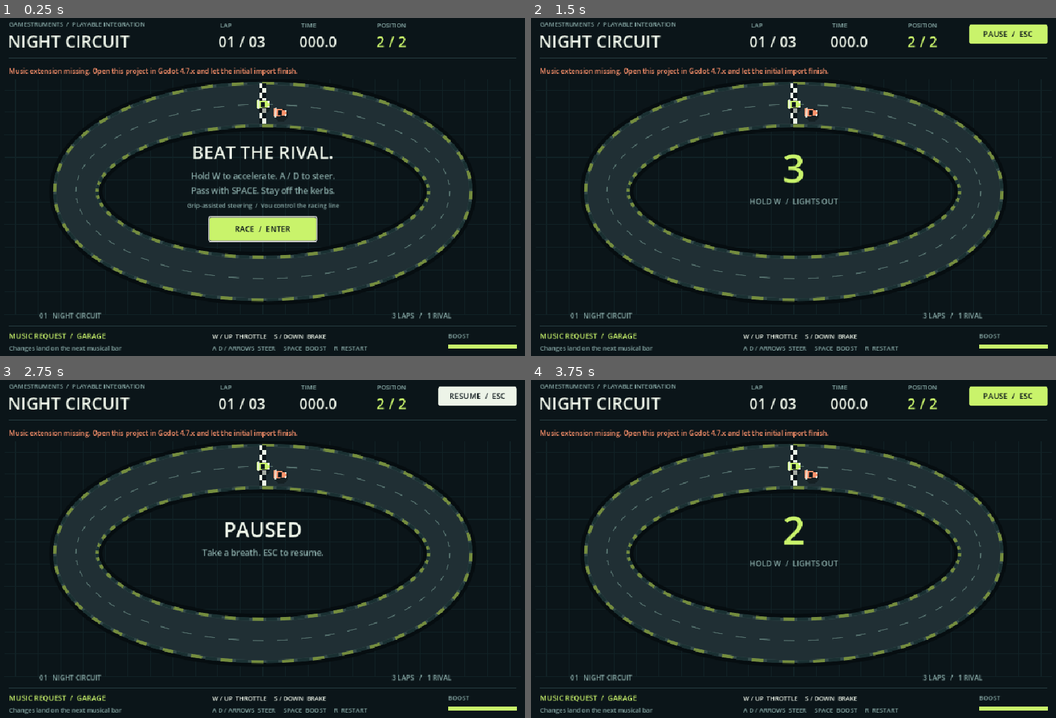
Above: before the commit, frames 1-4 (two rows, left to right).
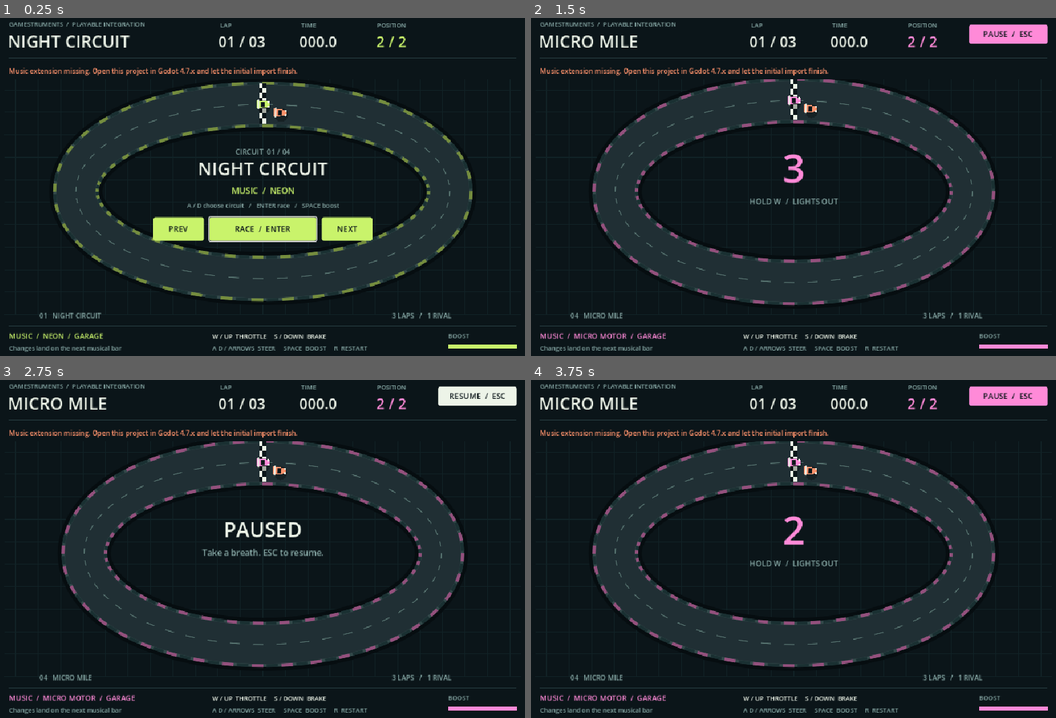
Above: after the commit, the same moments.

Repository: jfrader/gamestruments
Game: Godot game, scene res://kit_demo.tscn
The game is run twice, just before and just after one commit, with the same random seed, the same clock (stepped at 60 frames per second) and the same inputs.
Inputs (mouse positions are in pixels of both pictures, inside the frame that each line leads up to):
- Up to frame 1 (0.25 s): no input
- Up to frame 2 (1.5 s): click (709, 227) at 0.5 s, where only the run after the commit has a clickable "PREV"; click "RACE / ENTER" at 1.25 s
- Up to frame 3 (2.75 s): click "PAUSE / ESC" at 2 s
- Up to frame 4 (3.75 s): click "RESUME / ESC" at 2.75 s; tap Enter at 3.5, 3.6 s; move the mouse to (914, 528) at 3.52 s; hold D from 3.53 s (still down); click (914, 528) at 3.67 s

The runs differ from the first frame. In frame 1, 3.4% of the frame differs, in the area x 6-71%, y 37-96%; in frame 2, 8.0%, in the area x 1-99%, y 1-98%; in frame 3, 7.0%; in frame 4, 8.0%.

Commit message:
Show all four music styles across demo circuits (GURI-564)

Diff:
--- a/kit/demo/kit_demo.gd
+++ b/kit/demo/kit_demo.gd
@@ -5,16 +5,26 @@
 const BG := Color("0b1519")
 const INK := Color("edf4e8")
 const MUTED := Color("8aaca9")
-const ACCENT := Color("c9f36b")
 const RIVAL := Color("ff936c")
 const CENTER := Vector2(480, 321)
-const RADIUS := Vector2(333, 155)
+const CIRCUITS := [
+	{"name": "NIGHT CIRCUIT", "style": "neon", "style_label": "NEON", "seed": "night-circuit-001", "accent": Color("c9f36b"), "radius": Vector2(333, 155)},
+	{"name": "HARBOR SPRINT", "style": "funk", "style_label": "POCKET FUNK", "seed": "harbor-sprint-002", "accent": Color("ffb347"), "radius": Vector2(300, 178)},
+	{"name": "CANYON RUN", "style": "fusion", "style_label": "FUSION", "seed": "canyon-run-003", "accent": Color("6be3ff"), "radius": Vector2(350, 138)},
+	{"name": "MICRO MILE", "style": "chip", "style_label": "MICRO MOTOR", "seed": "micro-mile-004", "accent": Color("ff8ad8"), "radius": Vector2(318, 162)},
+]
 
 var race = RaceModel.new()
 var music: Node
 var paused := false
 var music_clock := 0.0
+var circuit_index := 0
+var circuit: Dictionary = CIRCUITS[0]
+var accent: Color = CIRCUITS[0]["accent"]
+var radius: Vector2 = CIRCUITS[0]["radius"]
 var start_button: Button
+var prev_button: Button
+var next_button: Button
 var pause_button: Button
 var hud: Control
 var font: Font
@@ -25,15 +35,19 @@
 	music = RaceMusic.new()
 	music.name = "RaceMusic"
 	add_child(music)
-	music.sync_race(race.music_state())
 	hud = Control.new()
 	hud.mouse_filter = Control.MOUSE_FILTER_IGNORE
 	add_child(hud)
 	start_button = _button("RACE  /  ENTER", Vector2(385, 367), Vector2(190, 42))
 	start_button.pressed.connect(start_race)
+	prev_button = _button("PREV", Vector2(285, 367), Vector2(90, 42))
+	prev_button.pressed.connect(_on_prev_pressed)
+	next_button = _button("NEXT", Vector2(585, 367), Vector2(90, 42))
+	next_button.pressed.connect(_on_next_pressed)
 	pause_button = _button("PAUSE  /  ESC", Vector2(792, 24), Vector2(140, 34))
 	pause_button.pressed.connect(toggle_pause)
 	pause_button.visible = false
+	_set_circuit(0)
 	start_button.grab_focus()
 	get_window().focus_exited.connect(_on_focus_exited)
 	resized.connect(_layout)
@@ -51,7 +65,7 @@
 	button.add_theme_color_override("font_hover_color", BG)
 	button.add_theme_color_override("font_pressed_color", BG)
 	var style := StyleBoxFlat.new()
-	style.bg_color = ACCENT
+	style.bg_color = accent
 	style.set_corner_radius_all(4)
 	button.add_theme_stylebox_override("normal", style)
 	var hover := style.duplicate() as StyleBoxFlat
@@ -62,6 +76,36 @@
 	return button
 
 
+func _set_circuit(index: int) -> void:
+	circuit_index = wrapi(index, 0, CIRCUITS.size())
+	circuit = CIRCUITS[circuit_index]
+	accent = circuit["accent"]
+	radius = circuit["radius"]
+	race = RaceModel.new()
+	paused = false
+	music.process_mode = Node.PROCESS_MODE_INHERIT
+	music_clock = 0.0
+	if music.configure(circuit["style"], circuit["seed"]):
+		music.sync_race(race.music_state())
+	_tint_buttons()
+	queue_redraw()
+
+
+func _tint_buttons() -> void:
+	for button in [start_button, prev_button, next_button, pause_button]:
+		var normal := button.get_theme_stylebox("normal") as StyleBoxFlat
+		if normal != null:
+			normal.bg_color = accent
+
+
+func _on_prev_pressed() -> void:
+	_set_circuit(circuit_index - 1)
+
+
+func _on_next_pressed() -> void:
+	_set_circuit(circuit_index + 1)
+
+
 func _layout() -> void:
 	var factor := minf(size.x / 960.0, size.y / 620.0)
 	hud.scale = Vector2.ONE * factor
@@ -95,7 +139,11 @@
 func _unhandled_key_input(event: InputEvent) -> void:
 	if not event.is_pressed() or event.is_echo():
 		return
-	if event.keycode == KEY_ENTER and race.phase in ["garage", "finish"]:
+	if race.phase in ["garage", "finish"] and event.keycode in [KEY_A, KEY_LEFT]:
+		_set_circuit(circuit_index - 1)
+	elif race.phase in ["garage", "finish"] and event.keycode in [KEY_D, KEY_RIGHT]:
+		_set_circuit(circuit_index + 1)
+	elif event.keycode == KEY_ENTER and race.phase in ["garage", "finish"]:
 		start_race()
 	elif event.keycode == KEY_R:
 		start_race()
@@ -113,6 +161,8 @@
 			music_clock = 0.2
 	start_button.visible = race.phase in ["garage", "finish"]
 	start_button.text = "RACE AGAIN  /  ENTER" if race.phase == "finish" else "RACE  /  ENTER"
+	prev_button.visible = start_button.visible
+	next_button.visible = start_button.visible
 	pause_button.visible = race.phase in ["grid", "race"]
 	pause_button.text = "RESUME  /  ESC" if paused else "PAUSE  /  ESC"
 	queue_redraw()
@@ -120,8 +170,8 @@
 
 func _track_point(progress: float, lane: float = 0.0) -> Vector2:
 	var angle := progress * TAU - PI * 0.5
-	var base := Vector2(cos(angle) * RADIUS.x, sin(angle) * RADIUS.y)
-	var normal := Vector2(cos(angle) / RADIUS.x, sin(angle) / RADIUS.y).normalized()
+	var base := Vector2(cos(angle) * radius.x, sin(angle) * radius.y)
+	var normal := Vector2(cos(angle) / radius.x, sin(angle) / radius.y).normalized()
 	return CENTER + base + normal * lane
 
 
@@ -153,7 +203,7 @@
 		draw_line(Vector2(20, y), Vector2(940, y), Color("112226"))
 	_draw_track()
 	_draw_car(race.rival_progress, race.rival_lane, race.rival_heading, RIVAL, false)
-	_draw_car(race.progress, race.lane, race.heading, ACCENT, race.boosting)
+	_draw_car(race.progress, race.lane, race.heading, accent, race.boosting)
 	_draw_hud()
 	_draw_island()
 	draw_set_transform(Vector2.ZERO)
@@ -167,14 +217,15 @@
 		for index in range(80):
 			var p := _track_point(index / 80.0, side * 38.0)
 			var q := _track_point((index + 0.72) / 80.0, side * 38.0)
-			draw_line(p, q, ACCENT.darkened(0.42) if index % 2 == 0 else Color("1a3032"), 5.0, true)
+			draw_line(p, q, accent.darkened(0.42) if index % 2 == 0 else Color("1a3032"), 5.0, true)
 	for index in range(48):
 		draw_line(_track_point(index / 48.0), _track_point((index + 0.4) / 48.0), Color("55716e"), 1.5, true)
+	var line := _track_point(0.0)
 	for row in range(8):
 		for col in range(2):
-			draw_rect(Rect2(474 + col * 6, 128 + row * 9, 6, 9), INK if (row + col) % 2 == 0 else BG)
-	_text(Vector2(514, 117), "START / FINISH", 11, MUTED)
-	_text(Vector2(82, 547), "01   NIGHT CIRCUIT", 12, MUTED)
+			draw_rect(Rect2(line.x - 6 + col * 6, line.y - 38 + row * 9, 6, 9), INK if (row + col) % 2 == 0 else BG)
+	_text(Vector2(line.x + 34, line.y - 49), "START / FINISH", 11, MUTED)
+	_text(Vector2(82, 547), "%02d   %s" % [circuit_index + 1, circuit["name"]], 12, MUTED)
 	_text(Vector2(710, 547), "3 LAPS   /   1 RIVAL", 12, MUTED)
 
 
@@ -206,22 +257,22 @@
 
 func _draw_hud() -> void:
 	_text(Vector2(28, 27), "GAMESTRUMENTS  /  PLAYABLE INTEGRATION", 11, MUTED)
-	_text(Vector2(26, 65), "NIGHT CIRCUIT", 30)
+	_text(Vector2(26, 65), circuit["name"], 30)
 	_text(Vector2(404, 29), "LAP", 11, MUTED)
 	_text(Vector2(401, 64), "%02d / 03" % race.lap(), 26)
 	_text(Vector2(548, 29), "TIME", 11, MUTED)
 	_text(Vector2(545, 64), "%05.1f" % race.elapsed, 26)
 	_text(Vector2(683, 29), "POSITION", 11, MUTED)
-	_text(Vector2(682, 64), "1 / 2" if race.progress >= race.rival_progress else "2 / 2", 26, ACCENT)
+	_text(Vector2(682, 64), "1 / 2" if race.progress >= race.rival_progress else "2 / 2", 26, accent)
 	draw_line(Vector2(28, 83), Vector2(932, 83), Color("294044"))
 	draw_line(Vector2(28, 560), Vector2(932, 560), Color("294044"))
-	_text(Vector2(28, 583), "MUSIC REQUEST  /  " + music.requested_section.to_upper(), 13, ACCENT)
+	_text(Vector2(28, 583), "MUSIC  /  %s  /  %s" % [circuit["style_label"], music.requested_section.to_upper()], 13, accent)
 	_text(Vector2(28, 604), "Changes land on the next musical bar", 11, MUTED)
 	_text(Vector2(390, 583), "W / UP  THROTTLE     S / DOWN  BRAKE", 11)
 	_text(Vector2(390, 604), "A D / ARROWS  STEER     SPACE  BOOST     R  RESTART", 11, MUTED)
 	_text(Vector2(810, 582), "BOOST", 11, MUTED)
 	draw_rect(Rect2(810, 594, 122, 7), Color("294044"))
-	draw_rect(Rect2(810, 594, 122 * race.charge, 7), ACCENT)
+	draw_rect(Rect2(810, 594, 122 * race.charge, 7), accent)
 	if not music.error_message.is_empty():
 		draw_rect(Rect2(20, 90, 920, 31), BG)
 		_text(Vector2(28, 111), music.error_message, 12, RIVAL)
@@ -232,17 +283,17 @@
 		_centered(292, "PAUSED", 36)
 		_centered(325, "Take a breath. ESC to resume.", 15, MUTED)
 	elif race.phase == "garage":
-		_centered(263, "BEAT THE RIVAL.", 32)
-		_centered(299, "Hold W to accelerate. A / D to steer.", 15, MUTED)
-		_centered(325, "Pass with SPACE. Stay off the kerbs.", 15, MUTED)
-		_centered(350, "Grip-assisted steering  /  You control the racing line", 11, MUTED)
+		_centered(255, "CIRCUIT  %02d / %02d" % [circuit_index + 1, CIRCUITS.size()], 13, MUTED)
+		_centered(292, circuit["name"], 32)
+		_centered(325, "MUSIC  /  %s" % circuit["style_label"], 15, accent)
+		_centered(350, "A / D choose circuit   /   ENTER race   /   SPACE boost", 11, MUTED)
 	elif race.phase == "grid":
-		_centered(305, str(maxi(1, int(ceil(race.countdown)))), 70, ACCENT)
+		_centered(305, str(maxi(1, int(ceil(race.countdown)))), 70, accent)
 		_centered(344, "HOLD W  /  LIGHTS OUT", 14, MUTED)
 	elif race.phase == "finish":
-		_centered(278, "YOU WIN." if race.won else "RIVAL WINS.", 36, ACCENT if race.won else RIVAL)
+		_centered(278, "YOU WIN." if race.won else "RIVAL WINS.", 36, accent if race.won else RIVAL)
 		_centered(315, "3 laps  /  %.1f seconds  /  %d contacts" % [race.elapsed, race.impacts], 14, MUTED)
-		_centered(341, "Same circuit. Same score. A better line?", 13, MUTED)
+		_centered(341, "ENTER race again   /   A / D next circuit", 13, MUTED)
 	else:
 		var callout := "FINAL LAP" if race.lap() == 3 else "KEEP YOUR LINE"
 		if race.off_road():
@@ -253,6 +304,6 @@
 			callout = "FULL SEND"
 		elif race.pressure() >= 0.68:
 			callout = "RIVAL CLOSE"
-		_centered(294, callout, 29, RIVAL if race.off_road() else ACCENT)
+		_centered(294, callout, 29, RIVAL if race.off_road() else accent)
 		_centered(327, "%03d" % int(race.speed / RaceModel.CRUISE_SPEED * 160), 36)
 		_centered(350, "KM/H  /  GRIP-ASSISTED STEERING", 11, MUTED)
--- a/kit/demo/race_music.gd
+++ b/kit/demo/race_music.gd
@@ -1,7 +1,7 @@
 extends Node
 
-@export var level_seed := "night-circuit-001"
-@export var music_style := "funk"
+var level_seed := "night-circuit-001"
+var style := "neon"
 
 var player: Node
 var error_message := ""
@@ -17,9 +17,24 @@
 	player.name = "GamestrumentsPlayer"
 	add_child(player)
 	player.set("project_secret", "gamestruments-night-circuit")
-	player.set("style", music_style)
+
+
+# Regenerates for a different circuit style/seed. Safe to call from the garage:
+# the player resets transport and starts at the garage section.
+func configure(new_style: String, new_seed: String) -> bool:
+	style = new_style
+	level_seed = new_seed
+	requested_section = "garage"
+	last_state = {}
+	if player == null:
+		error_message = "Music extension missing. Open this project in Godot 4.7.x and let the initial import finish."
+		return false
+	error_message = ""
+	player.set("style", style)
 	if not bool(player.call("generate", level_seed)):
 		error_message = "Music generation failed. See Godot Output; the race can still be played."
+		return false
+	return true
 
 
 # This is the integration seam: game telemetry in, public library calls out.
--- a/kit/demo/tools/gameplay_smoke.gd
+++ b/kit/demo/tools/gameplay_smoke.gd
@@ -66,7 +66,24 @@
 		_check(demo.music.error_message.is_empty(), "Demo music failed to initialize")
 		_check(demo.find_children("*", "GamestrumentsPlayer", true, false).size() == 1, "Demo must own exactly one music player")
 	_check(demo.find_children("*", "LineEdit", true, false).is_empty(), "Gameplay must not be a generation form")
-	await _capture("01-garage.png")
+	_check(demo.CIRCUITS.size() == 4, "Demo must expose four circuits")
+	var circuit_styles := {}
+	for entry in demo.CIRCUITS:
+		circuit_styles[entry["style"]] = true
+	_check(circuit_styles.keys().size() == 4, "Four circuits must cover four music styles")
+	for index in range(demo.CIRCUITS.size()):
+		demo._set_circuit(index)
+		demo._physics_process(0.0)
+		await process_frame
+		if without_music:
+			_check(not demo.music.error_message.is_empty(), "Missing extension must warn on every circuit")
+		else:
+			_check(demo.music.error_message.is_empty(), "Circuit music failed: " + str(demo.music.error_message))
+			_check(demo.music.style == demo.CIRCUITS[index]["style"], "Circuit must configure its own style")
+		await _capture("01-garage-%d-%s.png" % [index + 1, demo.CIRCUITS[index]["style"]])
+	demo._set_circuit(0)
+	demo._physics_process(0.0)
+	await process_frame
 	await _click(demo.start_button)
 	_check(demo.race.phase == "grid", "Start action must start the countdown")
 	if not without_music:
Not shown, changed: AGENTS.md
Not shown, changed: CHANGELOG.md
Not shown, changed: docs/kit-contract.md
Not shown, changed: docs/kit-qa-runbook.md
Not shown, changed: kit/demo/README.md
Not shown, changed: kit/docs/quickstart.md
Not shown, changed: storefront/listing.md
